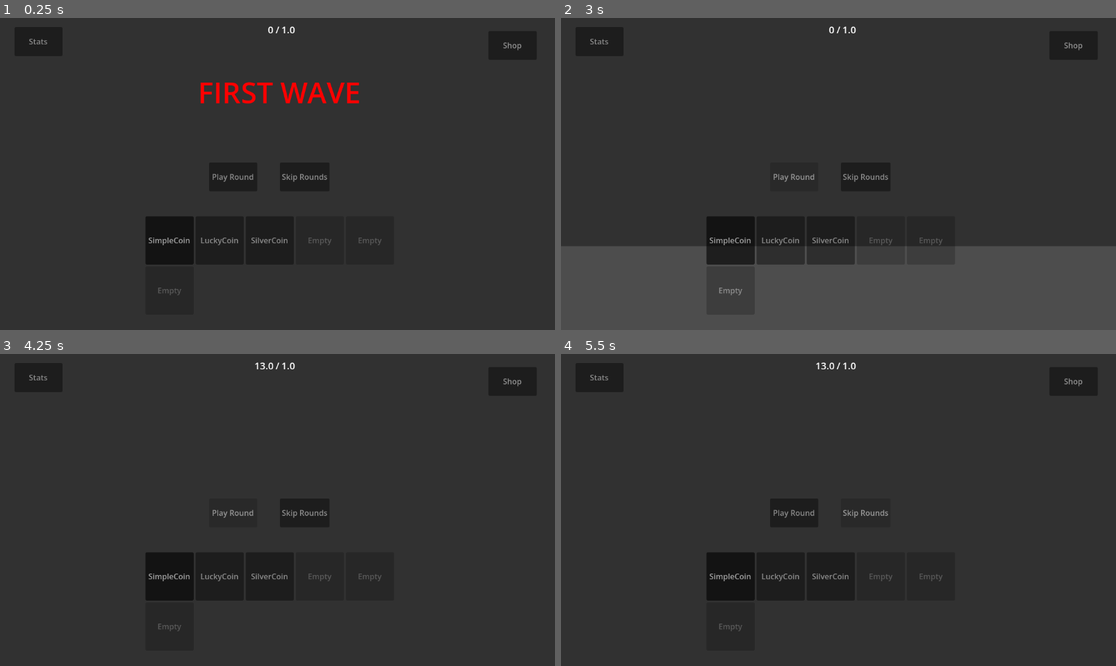
Above: before the commit, frames 1-4 (two rows, left to right).
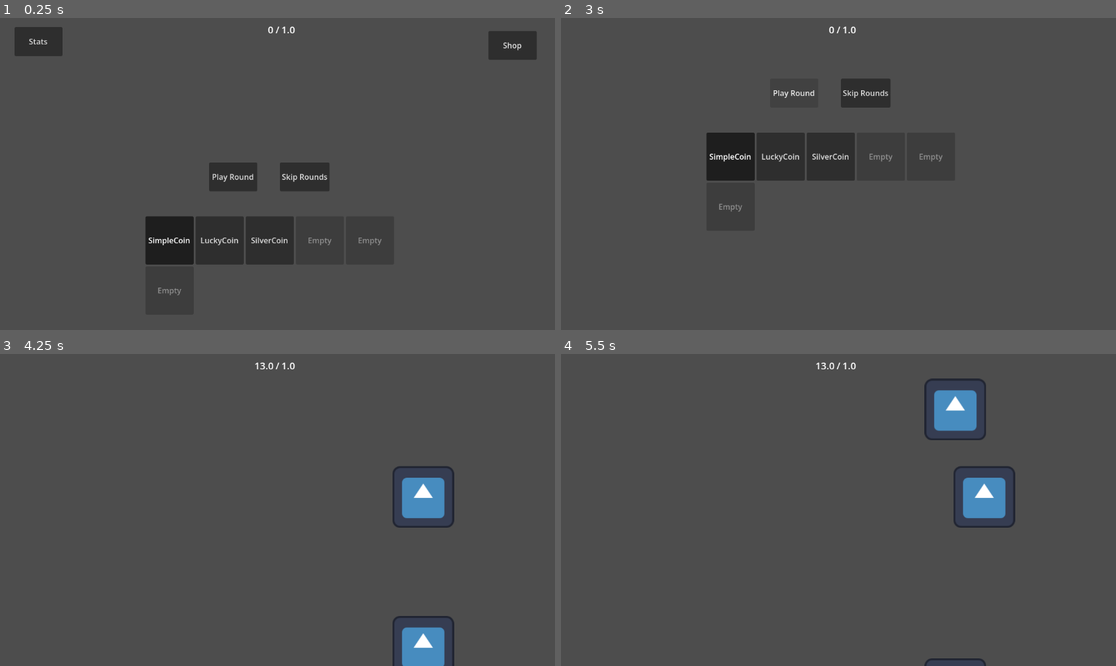
Above: after the commit, the same moments.

Repository: iceknith/Organ-Gambler-Full
Game: Godot game, scene res://src/game_scenes/main/main.tscn
The game is run twice, just before and just after one commit, with the same random seed, the same clock (stepped at 60 frames per second) and the same inputs. The engine's default icon, where the game draws it, is replaced by a stand-in: a white triangle on a blue panel in a dark square.
Inputs (mouse positions are in pixels of both pictures, inside the frame that each line leads up to):
- Up to frame 1 (0.25 s): no input
- Up to frame 2 (3 s): click "Stats" at 0.5 s; click "Shop" at 1.25 s; click "back" at 2 s; click "Play Round" at 2.75 s
- Up to frame 3 (4.25 s): click (233, 513) at 3.5 s, where only the run before the commit has a clickable "Play Round"
- Up to frame 4 (5.5 s): click (866, 513) at 4.25 s, where only the run before the commit has a clickable "Skip Rounds"; click (866, 513) at 5 s, where only the run before the commit has a clickable "Skip Rounds"

The runs differ from the first frame. In frame 1, 89% of the frame differs, in the area x 0-100%, y 0-100%; in frame 2, 66%; in frame 3, 99%; in frame 4, 99%.

Commit message:
context and message system

Diff:
--- a/project.godot
+++ b/project.godot
@@ -38,7 +38,9 @@
 BonusLoader="*res://src/objects/bonuses/bonusLoader.tscn"
 CoinLoader="*res://src/objects/coins/coinLoader.tscn"
 OrganLoader="*res://src/objects/organs/organLoader.tscn"
+MessageLoader="*uid://dvjjhstpax0p5"
 GameData="*res://src/game_datas/gameData.gd"
+Utils="*uid://butksl88mvyie"
 
 [editor_plugins]
 
--- a/src/game_datas/gameData.gd
+++ b/src/game_datas/gameData.gd
@@ -4,9 +4,8 @@
 @export var wave:int = 0
 @export var wave_objective:float = 1
 
-var _round:int =0
-
 var _internal_round: int = 0 #infinite recursion block
+# call next_wave() automatically when every rounds has ended
 @export var round: int:
 	get:
 		return _internal_round
@@ -22,9 +21,13 @@
 signal new_wave(wave:int, new_objective:float)
 signal game_over()
 
+signal message(informations:Messages)
+
 ###---Functions---###
 func _ready() -> void:
 	new_wave.emit.call_deferred(1,wave_objective) # wait for the overlay to load before sending it's signall
+
+	context_message(MessageLoader.get_message("first_wave.tres"))
 
 func next_wave() -> void:
 	print("NEXT WAVE")
@@ -47,6 +50,7 @@
 
 func on_game_over() -> void:
 	game_over.emit()
+	context_message(MessageLoader.get_message("game_over"))
 	print("game over!")
 	wave =0
 	round = 0
@@ -56,3 +60,18 @@
 
 func calculate_wave_objective(current_wave:int, previous_wave_objective:int) -> float:
 	return previous_wave_objective * (2 + (current_wave / 5))
+
+var mes:Messages
+#Allows any script to request a context message
+func context_message(info:Messages) -> void:
+	mes = info
+	#ajoute le message dans une liste de message
+
+
+func display_context_message():
+	if mes != null:
+		message.emit(mes)
+
+
+
+# faire en sorte que main connect fin de message a une methode ici comme ca
--- a/src/game_scenes/context/context.gd
+++ b/src/game_scenes/context/context.gd
@@ -6,7 +6,7 @@
 @onready var body: Label = $VBoxContainer/Body
 
 @export_group("Display duration:")
-@export var duration:float = 2
+@export var base_duration:float = 1
 
 ###---Signals---###
 signal context_finished
@@ -14,18 +14,25 @@
 ###---Functions---###
 func _ready() -> void:
 	clear()
+	connect_signals()
 
-func display_message(_title:String="", _subtitle:String= "", _body:String ="", _duration:float =0):
-	print("debug?")
-	title.text = _title
-	subtitle.text = _subtitle
-	body.text =  _body
+
+func connect_signals() -> void:
+	GameData.message.connect(display_message)
+
+func display_message(info:Messages):
+	var t = Utils.text_processor( info.title)
+	print("DISPLAYING MESSAGE :" + t)
+	title.text = t
+	subtitle.text =  Utils.text_processor( info.subtitle)
+	body.text =   Utils.text_processor( info.body)
 
 	# display timeout
-	if _duration == 0 : await get_tree().create_timer(duration).timeout
-	else: await get_tree().create_timer(_duration).timeout
+	if info.duration == 0 : await get_tree().create_timer(base_duration).timeout
+	else: await get_tree().create_timer(info.duration ).timeout
 	clear()
 	context_finished.emit()
+
 
 func clear() -> void:
 	title.text = ""
--- a/src/game_scenes/hub/hub.gd
+++ b/src/game_scenes/hub/hub.gd
@@ -1,10 +1,10 @@
 class_name Hub extends Control
 
 
-signal message_requested(title,subtitle,body,duration)
+#signal message_requested(title,subtitle,body,duration)
 
-var new_wave:bool = false
-var game_over:bool = false
+#var new_wave:bool = false
+#var game_over:bool = false # ---- /!\
 
 func _ready() -> void:
 	connect_signals()
@@ -15,23 +15,39 @@
 	$Shop.pressed.connect(Main.main.switch_to_scene.bind("shop"))
 	$Stats.pressed.connect(Main.main.switch_to_scene.bind("stats"))
 
+func return_scene() -> void:
+	#GameData.context_message() # ---------------------
+	pass
+
+
+
+	"""
 	GameData.new_wave.connect(on_new_wave)
 	GameData.game_over.connect(on_game_over)
+"""
 
+
+
+# -------------------------------------
+"""
 func on_game_over() -> void:
-	game_over = true
+	game_over = true# ---- /!\
 
-func on_new_wave(wave:int,new_objective:int) -> void:
+func on_new_wave(wave:int,new_objective:int) -> void:# ---- /!\
 	if(new_objective == 1):
 		message_requested.emit("FIRST WAVE","","",1)
 	else:
 		new_wave = true
 
 func return_scene() -> void:
+
+	# montre message
+
 	if(new_wave):
 		message_requested.emit("Wave "+str(GameData.wave),"objective "+str(GameData.wave_objective),"good luck",3)
 		new_wave =false
 
-	if(game_over):
+	if(game_over):# ---- /!\
 		message_requested.emit("GAME OVER","","",6)
 		game_over =false
+"""
--- a/src/game_scenes/main/main.gd
+++ b/src/game_scenes/main/main.gd
@@ -20,14 +20,16 @@
 	main = self
 	initialize_scenes()
 
+'''
 # Context message management
-func _on_hub_message_requested(title, subtitle, body, duration):
+func _on_hub_message_requested(title, subtitle, body, duration): # ---- /!\
 	switch_to_scene("context")
 	$GameScenes/context.display_message(title, subtitle, body, duration)
-
+'''
 # Context screen tack finished
 func _on_context_finished():
-	go_back()
+	go_back()# ---- /!\
+
 
 func initialize_scenes():
 	for sceneName in scenes:
@@ -44,8 +46,8 @@
 	sceneHistory.append(firstScene)
 
 	# Context / Hub signal management
-	$GameScenes/hub.message_requested.connect(_on_hub_message_requested)
-	$GameScenes/context.context_finished.connect(_on_context_finished)
+	#$GameScenes/hub.message_requested.connect(_on_hub_message_requested)# ---- /!\
+	#$GameScenes/context.context_finished.connect(_on_context_finished)# ---- /!\
 
 # Scene switching functions
 func switch_to_scene(sceneName:String, transition:SceneTransition = null) -> void:
@@ -95,6 +97,7 @@
 
 	if(next_scene.has_method("play_scene")):
 		next_scene.play_scene()
+	action()
 
 func go_back(transition:SceneTransition = null) -> void:
 	# This function uses the default transition, except when transition is entered
@@ -139,7 +142,7 @@
 
 	if(previous_scene.has_method("return_scene")):
 		previous_scene.return_scene()
-
+	action()
 
 func hide(node:Node) -> void:
 	if (node as Control) or (node as Node2D) or (node as Node3D):
@@ -150,3 +153,10 @@
 	if (node as Control) or (node as Node2D) or (node as Node3D):
 		node.show()
 	node.process_mode = Node.PROCESS_MODE_INHERIT
+
+# function that trigger every time a scene transition happends
+func action() -> void:
+	#display context screen on top of hub
+	if (sceneHistory.size() == 1 && sceneHistory[0] == "hub"):
+		print("DISPLAY MESSAGE")
+		GameData.display_context_message()
--- /dev/null
+++ b/src/messages/MessageLoader.tscn
@@ -0,0 +1,6 @@
+[gd_scene format=3 uid="uid://dvjjhstpax0p5"]
+
+[ext_resource type="Script" uid="uid://cbmqrdj5aqwm0" path="res://src/messages/messageLoader.gd" id="1_cc3lx"]
+
+[node name="MessageLoader" type="Node2D" unique_id=1946104330]
+script = ExtResource("1_cc3lx")
--- /dev/null
+++ b/src/messages/list/first_wave.tres
@@ -0,0 +1,10 @@
+[gd_resource type="Resource" script_class="messages" format=3 uid="uid://6jpyyk5sbgv6"]
+
+[ext_resource type="Script" uid="uid://3dv47nyyfbid" path="res://src/messages/messages.gd" id="1_ylje3"]
+
+[resource]
+script = ExtResource("1_ylje3")
+priority = 1
+title = "FIRST WAVE"
+subtitle = "Bet you can gamble your way to victory?"
+metadata/_custom_type_script = "uid://3dv47nyyfbid"
--- /dev/null
+++ b/src/messages/list/game_over.tres
@@ -0,0 +1,10 @@
+[gd_resource type="Resource" script_class="messages" format=3 uid="uid://6dv2e0jpjaa6"]
+
+[ext_resource type="Script" uid="uid://3dv47nyyfbid" path="res://src/messages/messages.gd" id="1_qrc42"]
+
+[resource]
+script = ExtResource("1_qrc42")
+priority = 10
+title = "GAME OVER"
+duration = 999.0
+metadata/_custom_type_script = "uid://3dv47nyyfbid"
--- /dev/null
+++ b/src/messages/list/new_wave.tres
@@ -0,0 +1,12 @@
+[gd_resource type="Resource" script_class="messages" format=3 uid="uid://col860vjytmvn"]
+
+[ext_resource type="Script" uid="uid://3dv47nyyfbid" path="res://src/messages/messages.gd" id="1_ra70g"]
+
+[resource]
+script = ExtResource("1_ra70g")
+priority = 1
+title = "NEW WAVE !"
+subtitle = "ready for wave $wave ?"
+body = "you have $round !"
+duration = 2.0
+metadata/_custom_type_script = "uid://3dv47nyyfbid"
--- /dev/null
+++ b/src/messages/messageLoader.gd
@@ -0,0 +1,32 @@
+class_name messageLoader extends Node
+
+var message_paths := {}
+
+var path = "res://src/messages/list/"
+
+func _ready() -> void:
+	load_message_path()
+
+
+func load_message_path() -> void:
+	var dir := DirAccess.open(path)
+	if dir == null:
+		printerr("Could not open folder " + path)
+		return
+
+	dir.list_dir_begin()
+	var file_name := dir.get_next()
+	while file_name != "":
+		if !dir.current_is_dir() and file_name.ends_with(".tres"):
+			var name := file_name.get_basename()
+			message_paths[name] = path + file_name
+		file_name = dir.get_next()
+
+	dir.list_dir_end()
+
+func get_message(name:String) -> Messages:
+	if not message_paths.has(name):
+		push_error("Message not found: " + name)
+		return null
+
+	return load(message_paths[name])
--- /dev/null
+++ b/src/messages/messages.gd
@@ -0,0 +1,8 @@
+class_name Messages extends Resource
+
+@export_group("Message settings")
+@export var priority:int = 0
+@export var title:String
+@export var subtitle:String
+@export var body:String
+@export var duration:float = 1
--- /dev/null
+++ b/src/utils/Utils.gd
@@ -0,0 +1,10 @@
+extends Object
+
+
+#Text variable transaltion
+func text_processor(text:String) -> String:
+	text = text.replace("$wave", str(GameData.wave))
+	text = text.replace("$Money", str(Player.money))
+	text = text.replace("$wave", str(GameData.wave))
+	text = text.replace("$round", str(Player.get_attribute(Player.Attributes.ROUNDS)))
+	return text
Not shown, added: src/messages/messageLoader.gd.uid
Not shown, added: src/messages/messages.gd.uid
Not shown, added: src/utils/Utils.gd.uid
